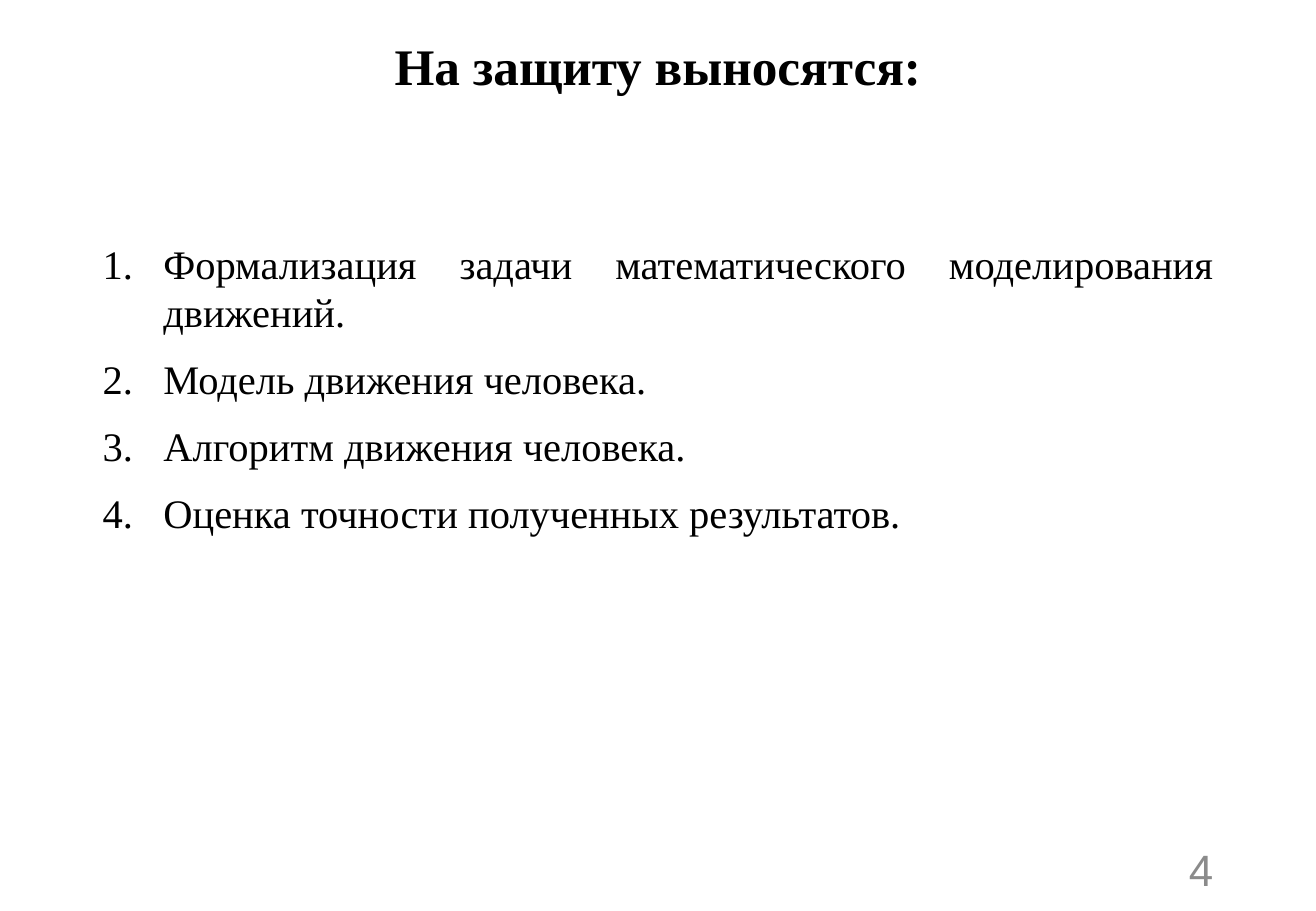
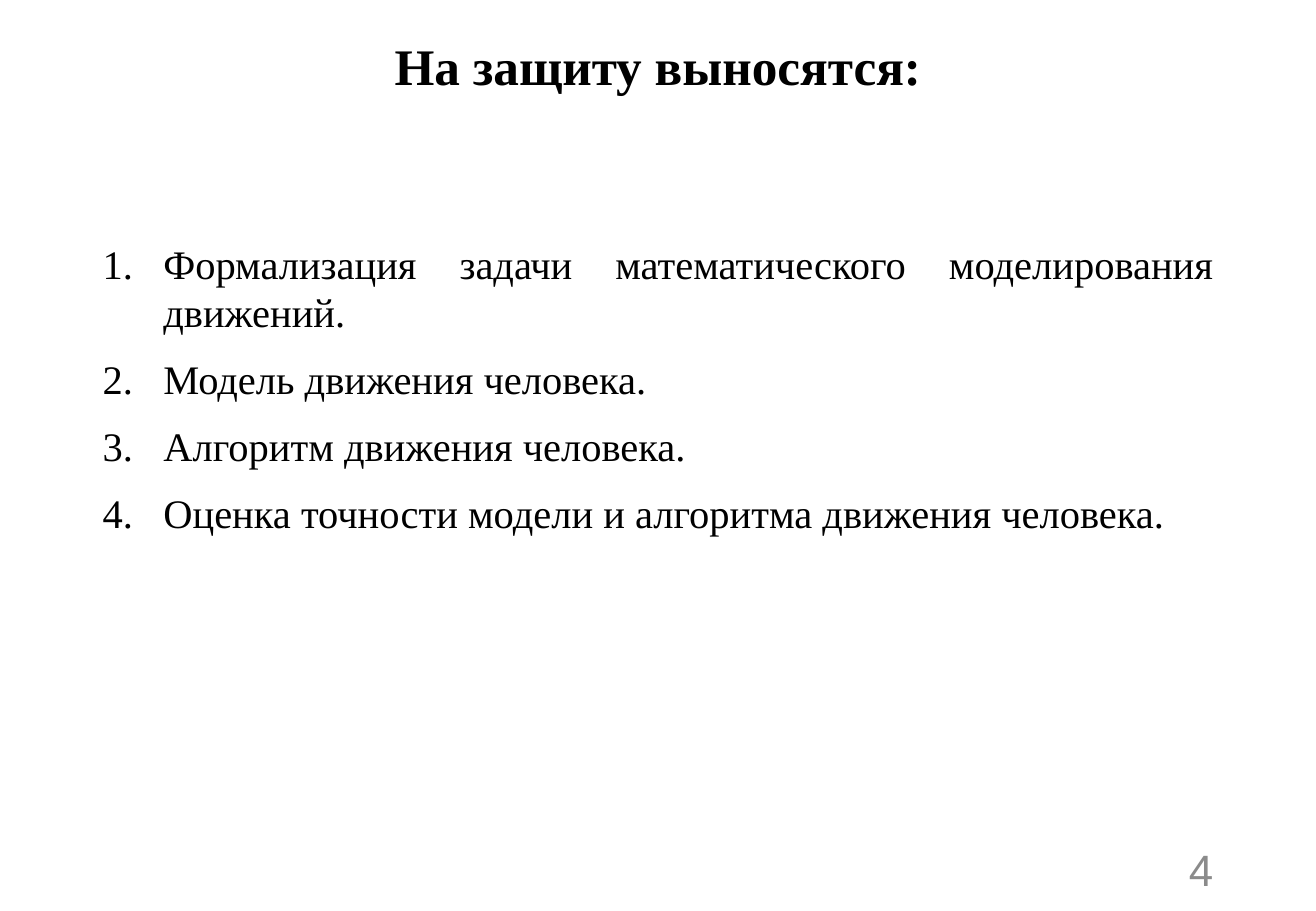
Before and after one commit to n7arti/MIET.Magistratura, a slide deck: slide 4 of Диссертация/Смотр 2 курс 2 семестр/Артамонова_презентация.pptx. Drawn at 1316x911 pixels with LibreOffice and Linux fonts; fonts in the diff are those of the drawing. Boxes give left, top, right and bottom in pixels: in the first picture for what was removed or moved away, otherwise in the second. Text is boxed around its words. In the diff, an @@ line names an element or a change of style, - is before the commit and + after.

```diff
--- a/Диссертация/Смотр 2 курс 2 семестр/Артамонова_презентация.pptx
+++ b/Диссертация/Смотр 2 курс 2 семестр/Артамонова_презентация.pptx
@@ text at bbox=[163, 501, 1164, 536]: text changed @@
-4. Оценка точности полученных результатов.
+4. Оценка точности модели и алгоритма движения человека.
```
Also in this commit, not shown: 4 other slides changed, 2 other files.
